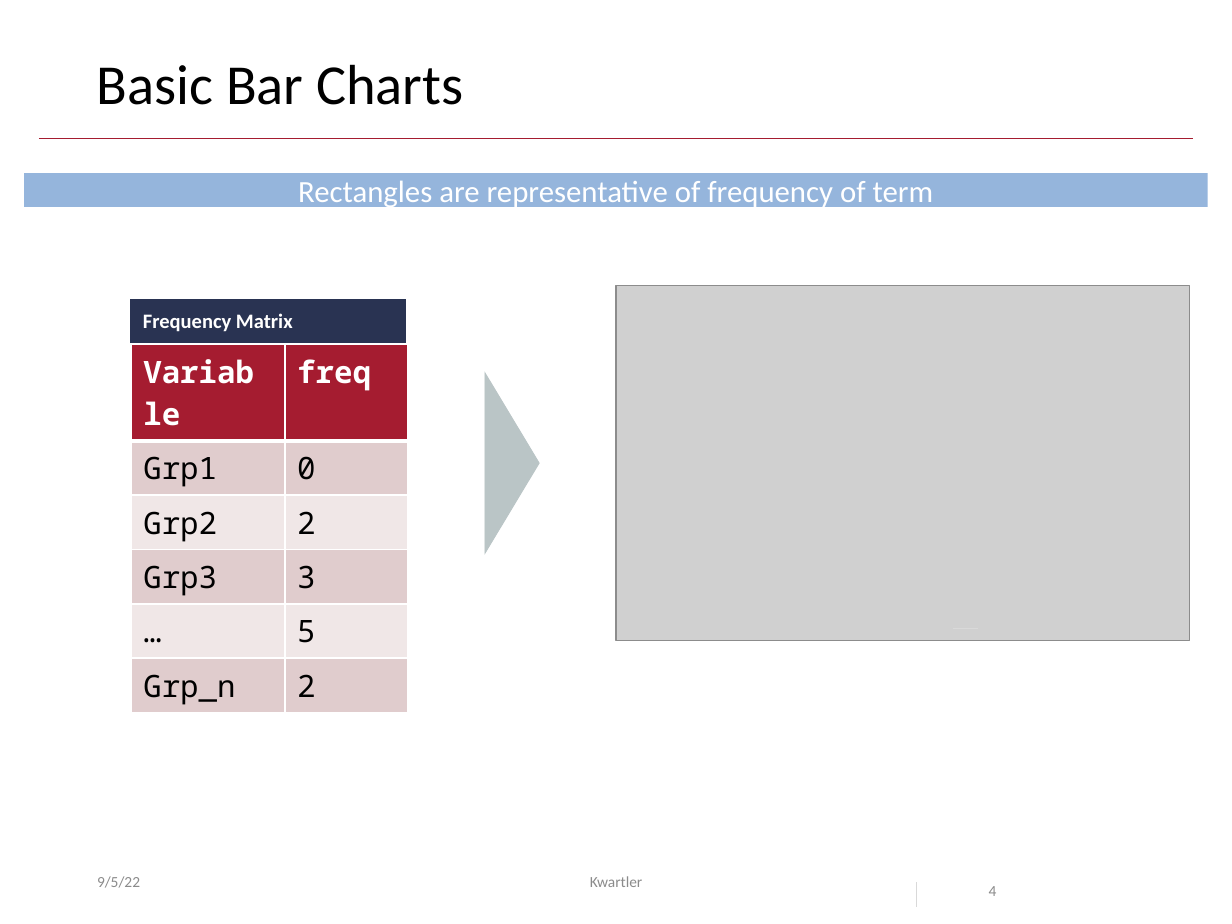
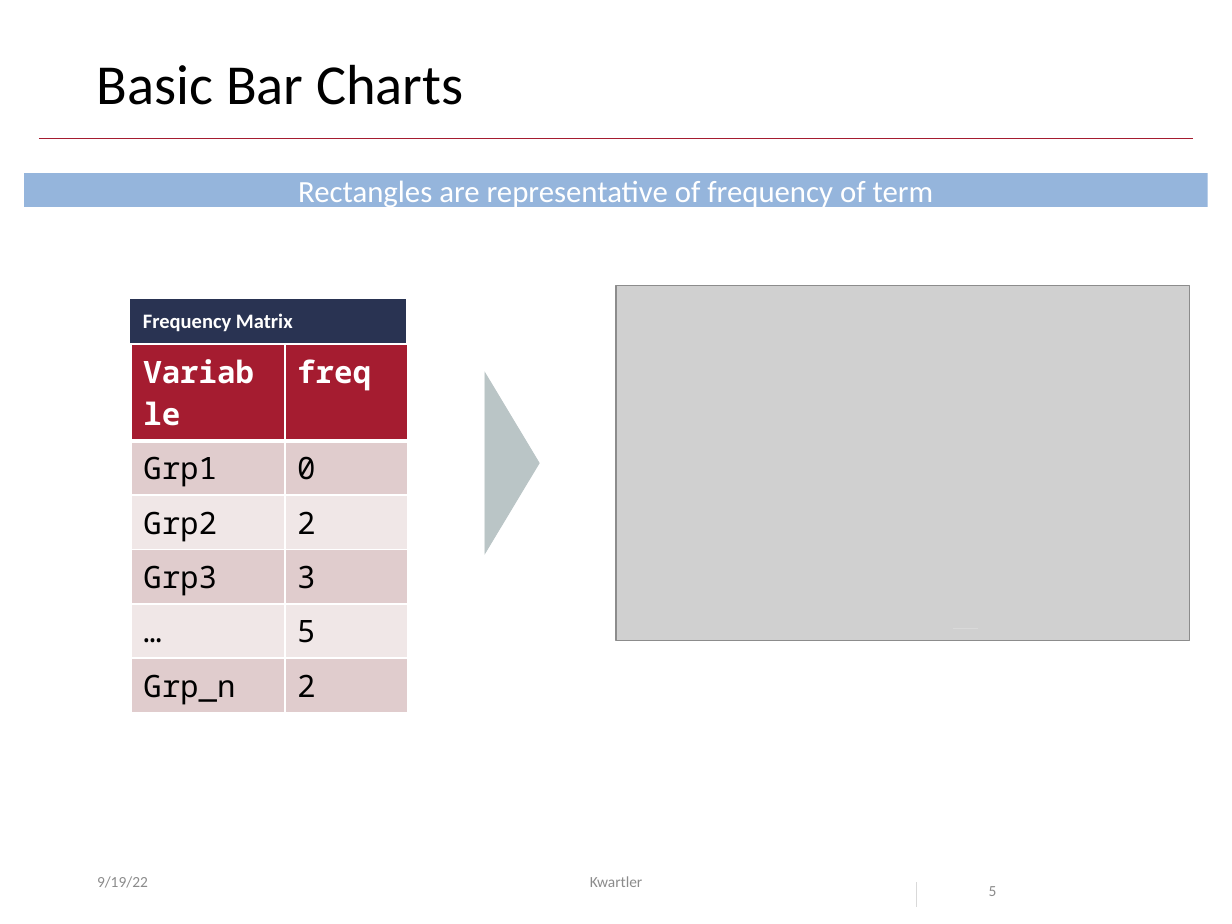
Before and after one commit to kwartler/Harvard_DataMining_Business_Student, a slide deck: slide 5 of Lessons/C_R_practice_Viz_MoreEDA/B_Viz_basics.pptx (slide 4 before the commit). Drawn at 1232x924 pixels with LibreOffice and Linux fonts; fonts in the diff are those of the drawing; grey boxes stand for pictures; background and template pictures are left out. Boxes give left, top, right and bottom in pixels: in the first picture for what was removed or moved away, otherwise in the second. Text is boxed around its words. In the diff, an @@ line names an element or a change of style, - is before the commit and + after.

```diff
--- a/Lessons/C_R_practice_Viz_MoreEDA/B_Viz_basics.pptx
+++ b/Lessons/C_R_practice_Viz_MoreEDA/B_Viz_basics.pptx
@@ text at bbox=[97, 876, 148, 888]: text changed @@
-9/5/22
+9/19/22
@@ page number at bbox=[989, 886, 997, 896]: text changed @@
-4
+5
```
Also in this commit, not shown: 6 other slides changed, 1 slide added, 2 other files.
